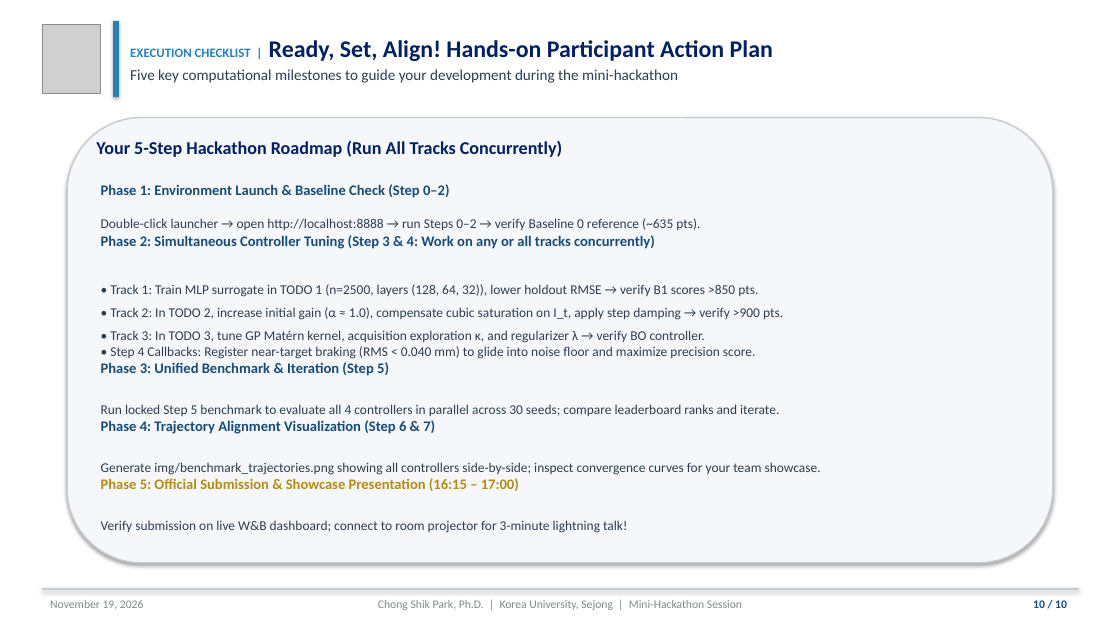
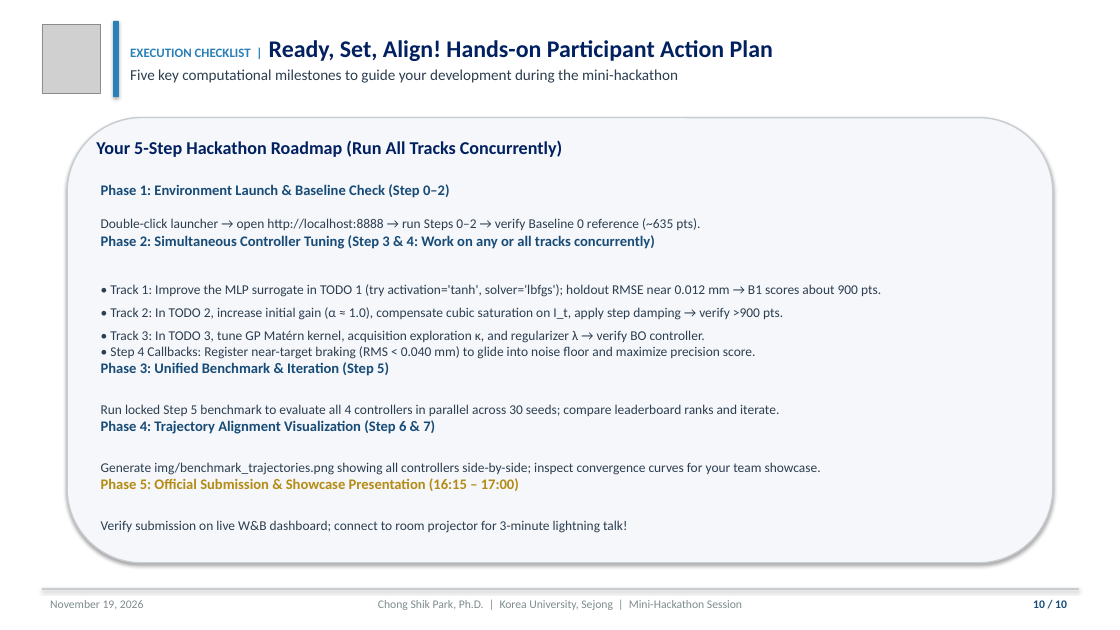
Before and after one commit to cspark7701/ai4acc-mini-hackathon, a slide deck: slide 10 of presentations/Mini_Hackathon_Beam_Orbit_Alignment_Slides.pptx. Drawn at 1120x630 pixels with LibreOffice and Linux fonts; fonts in the diff are those of the drawing; grey boxes stand for pictures. Boxes give left, top, right and bottom in pixels: in the first picture for what was removed or moved away, otherwise in the second. Text is boxed around its words. In the diff, an @@ line names an element or a change of style, - is before the commit and + after.

```diff
--- a/presentations/Mini_Hackathon_Beam_Orbit_Alignment_Slides.pptx
+++ b/presentations/Mini_Hackathon_Beam_Orbit_Alignment_Slides.pptx
@@ text at box(110, 284, 881, 359): text changed @@
-• Track 1: Train MLP surrogate in TODO 1 (n=2500, layers (128, 64, 32)), lower holdout RMSE → verify B1 scores >850 pts.
-• Track 2: In TODO 2, increase initial gain (α ≈ 1.0), compensate cubic saturation on I_t, apply step damping → verify >900 pts.
-• Track 3: In TODO 3, tune GP Matérn kernel, acquisition exploration κ, and regularizer λ → verify BO controller.
-• Step 4 Callbacks: Register near-target braking (RMS < 0.040 mm) to glide into noise floor and maximize precision score.
+• Track 1: Improve the MLP surrogate in TODO 1 (try activation='tanh', solver='lbfgs'); holdout RMSE near 0.012 mm → B1 scores about 900 pts.
+• Track 2: In TODO 2, increase initial gain (α ≈ 1.0), compensate cubic saturation on I_t, apply step damping → verify >900 pts.
+• Track 3: In TODO 3, tune GP Matérn kernel, acquisition exploration κ, and regularizer λ → verify BO controller.
+• Step 4 Callbacks: Register near-target braking (RMS < 0.040 mm) to glide into noise floor and maximize precision score.
```
Also in this commit, not shown: 3 other slides changed, 12 other files.
